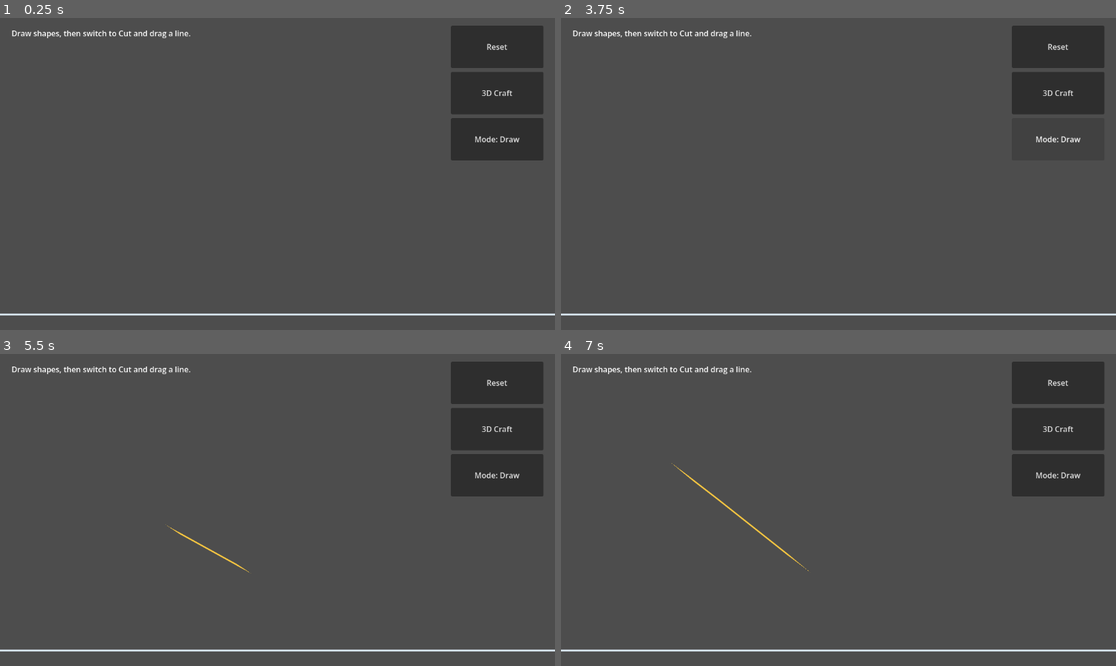
Above: before the commit, frames 1-4 (two rows, left to right).
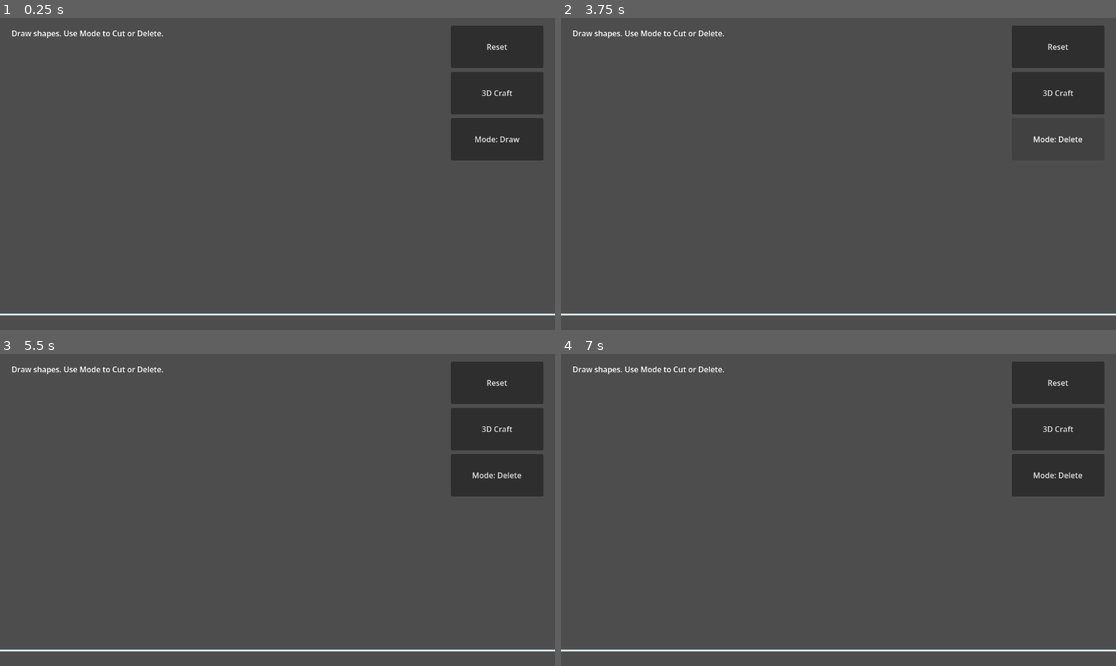
Above: after the commit, the same moments.

Repository: bundai223/game-poc
Game: Godot game, scene res://experiments/draw_physics/main.tscn
Two runs of this game, one before a commit and one after it. Both use one fixed random seed, a clock stepped at 60 frames per second and the inputs below.
Inputs (mouse positions are in pixels of both pictures, inside the frame that each line leads up to):
- Up to frame 1 (0.25 s): no input
- Up to frame 2 (3.75 s): click "Reset" at 0.5 s; click "3D Craft" at 1.25 s; click "2D Physics" at 2 s; click "Mode: Draw" at 2.75 s; click "Mode: Cut" at 3.5 s
- Up to frame 3 (5.5 s): move the mouse to (399, 494) at 4.27 s; hold D 4.28-5 s; tap R at 4.35 s; click (399, 494) at 4.42 s; drag from (166, 525) to (249, 572) at 5.02 s
- Up to frame 4 (7 s): move the mouse to (894, 441) at 5.77 s; hold D 5.78-6.5 s; tap 1 at 5.85 s; click (894, 441) at 5.92 s; tap R at 6.05 s; drag from (810, 572) to (672, 463) at 6.52 s

The runs differ from the first frame. In frame 1, 0.3% of the frame differs, in the area x 10-35%, y 4-7%; in frame 2, 0.4%; in frame 3, 0.5%; in frame 4, 0.5%, in the area x 10-94%, y 4-70%.

Commit message:
[2D Draw] タッチした図形を個別に削除する (#39)

Diff:
--- a/experiments/draw_physics/main.gd
+++ b/experiments/draw_physics/main.gd
@@ -15,6 +15,8 @@
 var _frozen_bodies := {}
 var _floor_y := 0.0
 var _drawing := false
+var _delete_mode := false
+var _delete_points: Array[Vector2] = []
 var _touch_index := -1
 var _outline := PackedVector2Array()
 var _created_bodies: Array[RigidBody2D] = []
@@ -33,7 +35,7 @@
 
 	var instructions := Label.new()
 	instructions.position = Vector2(24.0, 20.0)
-	instructions.text = "Draw shapes, then switch to Cut and drag a line."
+	instructions.text = "Draw shapes. Use Mode to Cut or Delete."
 	add_child(instructions)
 	var controls := CanvasLayer.new()
 	add_child(controls)
@@ -65,13 +67,36 @@
 	mode_button.offset_top = 208.0
 	mode_button.offset_right = -24.0
 	mode_button.offset_bottom = 296.0
-	mode_button.pressed.connect(func():
+	mode_button.pressed.connect(func() -> void:
 		_cancel_draw()
-		_cut_mode = not _cut_mode
-		mode_button.text = "Mode: Cut" if _cut_mode else "Mode: Draw"
+		_delete_points.clear()
+		if _cut_mode:
+			_cut_mode = false
+			_delete_mode = true
+			mode_button.text = "Mode: Delete"
+		elif _delete_mode:
+			_delete_mode = false
+			mode_button.text = "Mode: Draw"
+		else:
+			_cut_mode = true
+			mode_button.text = "Mode: Cut"
 	)
 	controls.add_child(mode_button)
 	queue_redraw()
+
+
+func _physics_process(_delta: float) -> void:
+	for point in _delete_points:
+		var query := PhysicsPointQueryParameters2D.new()
+		query.position = get_canvas_transform().affine_inverse() * point
+		var hits := get_world_2d().direct_space_state.intersect_point(query)
+		for hit in hits:
+			var body: Object = hit.collider
+			if body in _created_bodies:
+				_created_bodies.erase(body)
+				body.queue_free()
+				break
+	_delete_points.clear()
 
 
 func _process(_delta: float) -> void:
@@ -84,6 +109,11 @@
 func _unhandled_input(event: InputEvent) -> void:
 	if event is InputEventKey and event.pressed and not event.echo and event.keycode == KEY_R:
 		reset()
+	elif _delete_mode:
+		if event is InputEventMouseButton and event.button_index == MOUSE_BUTTON_LEFT and event.pressed:
+			_delete_points.append(event.position)
+		elif event is InputEventScreenTouch and event.pressed and not event.canceled:
+			_delete_points.append(event.position)
 	elif event is InputEventMouseButton and event.button_index == MOUSE_BUTTON_LEFT:
 		if event.pressed and _touch_index == -1:
 			_begin_draw(to_local(event.position))
@@ -106,6 +136,7 @@
 
 func reset() -> void:
 	_cancel_draw()
+	_delete_points.clear()
 	for body in _created_bodies:
 		body.queue_free()
 	_created_bodies.clear()
--- a/tests/test_collider_integration.gd
+++ b/tests/test_collider_integration.gd
@@ -181,6 +181,81 @@
 	assert_int(demo._created_bodies.size()).is_equal(1)
 
 
+func test_delete_mode_hits_transformed_body_and_preserves_other_bodies() -> void:
+	var demo := DrawPhysics.instantiate()
+	add_child(demo)
+	demo.position = Vector2(40, 30)
+	var points := PackedVector2Array([Vector2(100, 100), Vector2(200, 100), Vector2(150, 200)])
+	var target: RigidBody2D = demo.spawn_body(OutlineData.new(points))
+	target.freeze = true
+	target.rotation = PI / 4
+	var other: RigidBody2D = demo.spawn_body(OutlineData.new(points))
+	other.position += Vector2(300, 0)
+	other.freeze = true
+	await get_tree().physics_frame
+	var mode := demo.find_child("ModeButton", true, false) as Button
+	mode.pressed.emit()
+	mode.pressed.emit()
+	assert_str(mode.text).is_equal("Mode: Delete")
+	var touch := InputEventScreenTouch.new()
+	touch.index = 7
+	touch.pressed = true
+	touch.position = demo.get_canvas_transform() * target.global_position
+	demo._unhandled_input(touch)
+	await get_tree().physics_frame
+	await get_tree().physics_frame
+	assert_int(demo._created_bodies.size()).is_equal(1)
+	assert_bool(demo._created_bodies[0] == other).is_true()
+	touch.position = Vector2(10, 10)
+	demo._unhandled_input(touch)
+	await get_tree().physics_frame
+	await get_tree().physics_frame
+	assert_int(demo._created_bodies.size()).is_equal(1)
+	mode.pressed.emit()
+	assert_str(mode.text).is_equal("Mode: Draw")
+
+
+func test_delete_mode_cancels_in_progress_drawing() -> void:
+	var demo := DrawPhysics.instantiate()
+	add_child(demo)
+	var press := InputEventMouseButton.new()
+	press.button_index = MOUSE_BUTTON_LEFT
+	press.pressed = true
+	press.position = Vector2(100, 100)
+	demo._unhandled_input(press)
+	var mode := demo.find_child("ModeButton", true, false) as Button
+	mode.pressed.emit()
+	mode.pressed.emit()
+	assert_bool(demo._drawing).is_false()
+	assert_int(demo._outline.size()).is_zero()
+
+
+func test_mouse_click_in_delete_mode_and_reset_pending_input() -> void:
+	var demo := DrawPhysics.instantiate()
+	add_child(demo)
+	var points := PackedVector2Array([Vector2(100, 100), Vector2(200, 100), Vector2(150, 200)])
+	var body: RigidBody2D = demo.spawn_body(OutlineData.new(points))
+	body.freeze = true
+	await get_tree().physics_frame
+	var mode := demo.find_child("ModeButton", true, false) as Button
+	mode.pressed.emit()
+	mode.pressed.emit()
+	var click := InputEventMouseButton.new()
+	click.button_index = MOUSE_BUTTON_LEFT
+	click.pressed = true
+	click.position = body.global_position
+	demo._unhandled_input(click)
+	await get_tree().physics_frame
+	await get_tree().physics_frame
+	assert_int(demo._created_bodies.size()).is_zero()
+	body = demo.spawn_body(OutlineData.new(points))
+	body.freeze = true
+	demo._unhandled_input(click)
+	mode.pressed.emit()
+	await get_tree().physics_frame
+	await get_tree().physics_frame
+	assert_int(demo._created_bodies.size()).is_equal(1)
+
 func test_cut_mode_freezes_splits_and_resumes_bodies() -> void:
 	var demo := DrawPhysics.instantiate()
 	add_child(demo)
@@ -267,3 +342,22 @@
 	assert_int(demo._outline.size()).is_equal(2)
 	assert_bool(demo._outline[1].is_equal_approx(Vector2(100, 100))).is_true()
 	button.pressed.emit()
+
+
+func test_switching_from_cut_to_delete_resumes_body() -> void:
+	var demo := DrawPhysics.instantiate()
+	add_child(demo)
+	var body: RigidBody2D = demo.spawn_body(OutlineData.new(PackedVector2Array([Vector2(100, 100), Vector2(300, 100), Vector2(100, 300)])))
+	body.linear_velocity = Vector2(20, 30)
+	var mode := demo.find_child("ModeButton", true, false) as Button
+	mode.pressed.emit()
+	var touch := InputEventScreenTouch.new()
+	touch.pressed = true
+	touch.position = Vector2(50, 150)
+	demo._unhandled_input(touch)
+	assert_bool(body.freeze).is_true()
+	mode.pressed.emit()
+	assert_str(mode.text).is_equal("Mode: Delete")
+	assert_bool(body.freeze).is_false()
+	assert_bool(body.linear_velocity.is_equal_approx(Vector2(20, 30))).is_true()
+	assert_bool(demo._drawing).is_false()
Not shown, added: raw/issues/2026-11-12_38/delete-shape.md
Not shown, added: raw/issues/2026-11-12_38/merge-cut-mode.md
Not shown, changed: wiki/pages/experiments/log.md
Not shown, changed: wiki/pages/experiments/手描き輪郭の剛体化.md
